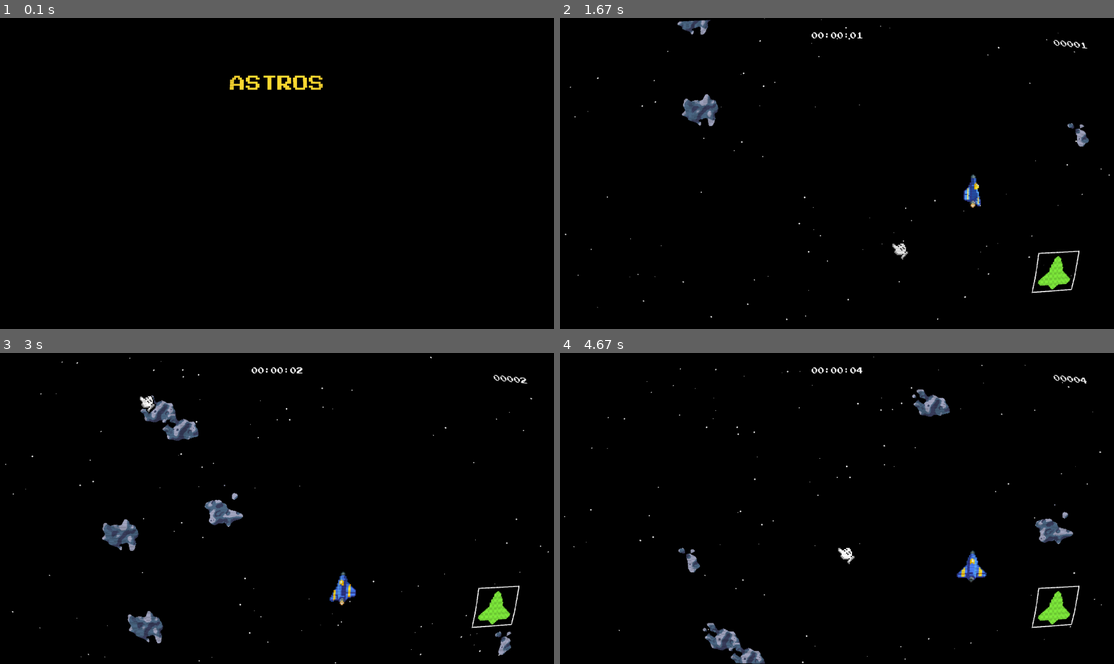
Above: before the commit, frames 1-4 (two rows, left to right).
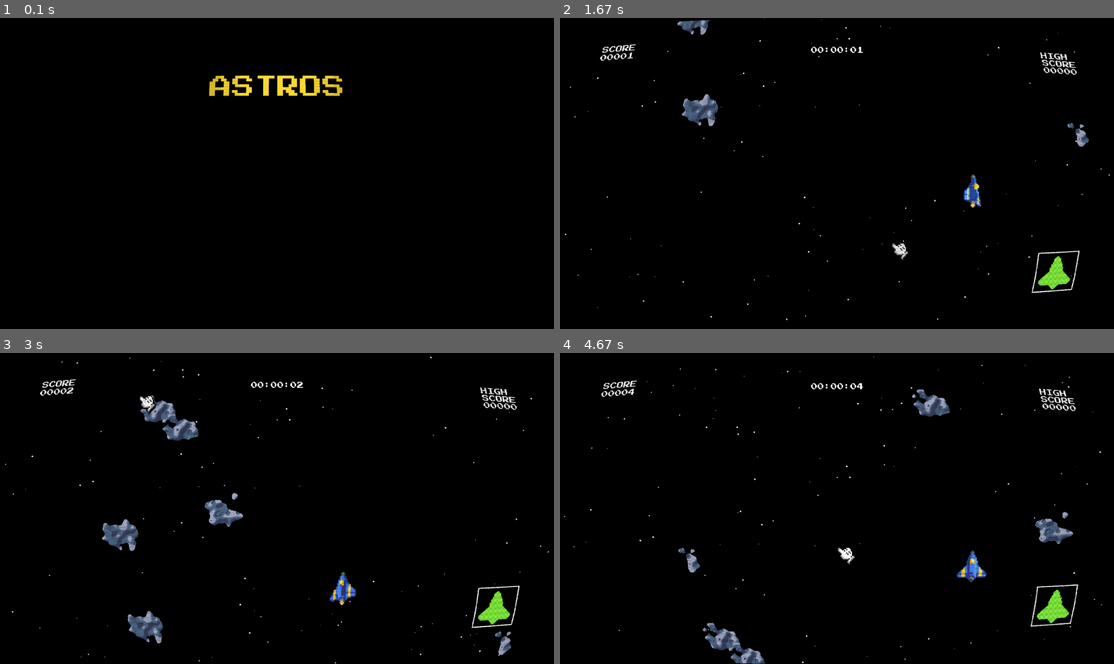
Above: after the commit, the same moments.

Repository: isGoodSoup/astros
Game: pygame game, started from main.py
Two runs of this game, one before a commit and one after it. Both use one fixed random seed, a clock stepped at 60 frames per second and the inputs below.
Inputs (mouse positions are in pixels of both pictures, inside the frame that each line leads up to):
- Up to frame 1 (0.1 s): no input
- Up to frame 2 (1.67 s): tap Enter at 0.33 s; hold Right 0.67-1.13 s; move the mouse to (814, 189) at 0.7 s; hold Up 1.17-1.47 s; move the mouse to (842, 195) at 1.2 s; hold Right from 1.5 s (still down); move the mouse to (892, 241) at 1.53 s; tap + at 1.65 s
- Up to frame 3 (3 s): release Right at 1.97 s; hold Left 2-2.53 s; move the mouse to (105, 583) at 2.03 s; tap - at 2.15 s; hold Down 2.57-2.87 s; move the mouse to (481, 617) at 2.6 s; hold Left from 2.9 s (still down); move the mouse to (132, 393) at 2.93 s
- Up to frame 4 (4.67 s): tap + at 3.05, 4.55 s; release Left at 3.3 s; hold Up 3.33-3.7 s; move the mouse to (704, 446) at 3.37 s; tap - at 3.48 s; hold Right 3.73-4.37 s; move the mouse to (809, 589) at 3.77 s; hold Down from 4.4 s (still down); move the mouse to (837, 545) at 4.43 s

The runs differ from the first frame. In frame 1, 1.0% of the frame differs, in the area x 37-62%, y 18-26%; in frame 2, 0.7%; in frame 3, 0.7%; in frame 4, 1.0%, in the area x 7-96%, y 4-89%.

Commit message:
add: dynamic HUD ratio padding

Diff:
--- a/main.py
+++ b/main.py
@@ -22,6 +22,8 @@
         self.width = int(pg.display.Info().current_w)
         self.height = int(pg.display.Info().current_h)
         self.screen_size = (self.width, self.height)
+        self.hud_padding = 100
+        self.hud_ratio = Game.set_hud(self.screen_size, self.hud_padding)
         self.virtual_screen = pg.display.set_mode(self.screen_size)
         self.render_surface = pg.Surface((1920, 1080))
         self.screen = pg.display.set_mode(self.screen_size, DOUBLEBUF|OPENGL, vsync=1)
@@ -29,7 +31,7 @@
         self.crt.prog['curvature'].value = 0.7
         self.font = "assets/ui/PressStart2P.ttf"
         self.cursor_sprite = pg.image.load("assets/ui/cursor.png")
-        self.game_font = pg.font.Font(self.font, 56)
+        self.game_font = pg.font.Font(self.font, 80)
         self.text_font = pg.font.Font(self.font, 24)
         pg.display.set_caption("Astros")
         self.clock = pg.time.Clock()
@@ -45,9 +47,9 @@
                     self.running = False
                 elif event.type == pg.KEYDOWN:
                     if event.key == pg.K_RETURN:
-                        game = Game(self.screen_size)
+                        game = Game(self.screen_size, self.hud_ratio)
                         game.run(self.running, self.clock, self.screen, self.screen_size,
-                                 self.crt, self.text_font)
+                                 self.hud_padding, self.hud_ratio, self.crt, self.text_font)
                     elif event.key == pg.K_ESCAPE:
                         self.running = False
 
@@ -69,7 +71,7 @@
             self.clock.tick(2)
 
 class Game:
-    def __init__(self, screen_size):
+    def __init__(self, screen_size, hud_ratio):
         self.fps = 60
         self.frame = 0
         self.prev_state = None
@@ -97,7 +99,7 @@
         self.ship_x = screen_size[0] // 2 - framew // 2 - 25
         self.ship_y = screen_size[1] // 2 + 200
         self.base = None
-        self.hud = Interface(screen_size, 0, 40, 40)
+        self.hud = Interface(0, 40, 40,hud_ratio)
 
         self.anim_frame_base = 0
         self.anim_frame_overlay = 0
@@ -146,6 +148,7 @@
         self.last_shot_time = 0
         self.shot_cooldown = 300
         self.score = 0
+        self.high_score = 0
         self.survival_bonus = 0
         self.game_over = False
 
@@ -171,7 +174,7 @@
         self.cursor_hide_delay = 3000
 
     def run(self, running, clock, screen,
-            screen_size, crt, font):
+            screen_size, hud_padding, hud_ratio, crt, font):
         while running:
             for event in pg.event.get():
                 if event.type == pg.QUIT:
@@ -183,6 +186,15 @@
                             crt.prog['curvature'].value - 0.5)
                         else:
                             crt.prog['curvature'].value += 0.5
+                    if event.key == pg.K_KP_PLUS:
+                        hud_padding += 5
+                        hud_ratio = Game.set_hud(screen_size, hud_padding)
+                    if event.key == pg.K_KP_MINUS:
+                        hud_padding -= 5
+                        if hud_padding < 0:
+                            hud_padding = 0
+                        hud_ratio = Game.set_hud(screen_size, hud_padding)
+
                     if self.game_over and event.key == pg.K_r:
                         self.reset(screen_size)
                     if event.key == pg.K_F2:
@@ -330,8 +342,7 @@
                 if self.ship_alive:
                     self.ship.update_position(self.ship_x, self.ship_y)
                 asteroid_hit = pg.sprite.spritecollideany(self.ship, self.asteroids,  # type: ignore
-                                                        collided=lambda s, m:
-                                                            s.hitbox.colliderect(m.hitbox))
+                                                        collided=lambda s, m:s.hitbox.colliderect(m.hitbox))
                 if asteroid_hit:
                     ship_center_x = self.ship.rect.centerx
                     ship_center_y = self.ship.rect.centery
@@ -408,22 +419,42 @@
             self.explosions.draw(screen)
 
             if not self.game_over:
-                self.stopwatch = font.render(f"{self.hours:02}:"
-                                             f"{self.minutes:02}:{self.seconds:02}",
-                                             True, "WHITE")
-                screen.blit(self.stopwatch, [
-                    screen_size[0] / 2 - self.stopwatch.get_width() / 2, 50])
+                self.stopwatch = font.render(f"{self.hours:02}:{self.minutes:02}:{self.seconds:02}",
+                    True, "WHITE")
+                screen.blit(self.stopwatch, [hud_ratio['left'] + hud_ratio['width'] // 2 -
+                    self.stopwatch.get_width() // 2, hud_ratio['top']])
 
                 total_frames = len(self.hud.frames) - 1
                 if self.ship.hitpoints <= 0:
                     hitpoints_frame = total_frames
                 else:
-                    hitpoints_frame = (total_frames -(self.ship.hitpoints * total_frames)
+                    hitpoints_frame = (total_frames - (self.ship.hitpoints * total_frames)
                                        // self.ship.max_hitpoints)
+
                 score_text = f"{self.score:05}"
-                text_surface = font.render(score_text, True, "WHITE")
-                screen.blit(text_surface, [screen_size[0] - 160, 50])
-                self.hud.update(self.ship, hitpoints_frame, screen)
+                high_score = f"{self.high_score:05}"
+                score_title = "SCORE"
+                high_score_title = "HIGH\nSCORE"
+
+                score_surface = font.render(score_text, True, "WHITE")
+                score_title_surface = font.render(score_title, True, "WHITE")
+                high_score_surfaces = [ font.render(line, True, "WHITE")
+                    for line in high_score_title.split('\n')]
+                high_score_surface = font.render(high_score, True, "WHITE")
+
+                score_x = hud_ratio['left']
+                score_y = hud_ratio['top']
+                screen.blit(score_title_surface, [score_x,score_y - score_title_surface.get_height() - 5])
+                screen.blit(score_surface, [score_x, score_y])
+
+                y_pos = hud_ratio['top']
+                x_pos = hud_ratio['right'] - max(s.get_width()
+                    for s in high_score_surfaces + [high_score_surface])
+                for line_surf in high_score_surfaces:
+                    screen.blit(line_surf, [x_pos, y_pos])
+                    y_pos += line_surf.get_height() + 2
+                screen.blit(high_score_surface, [x_pos, y_pos])
+                self.hud.update(self.ship, hud_ratio, hitpoints_frame, screen)
 
             if self.cursor_visible:
                 screen.blit(self.cursor_sprite, mouse_pos)
@@ -436,6 +467,10 @@
 
                 colors = ["RED", (0,0,0,0)]
                 game_over = font.render("GAME OVER", True, colors[self.count%2])
+
+                if self.score > self.high_score:
+                    self.high_score = self.score
+
                 score_text = font.render(f"{self.score:05}", True, "WHITE")
                 stopwatch = self.stopwatch
                 game_over_x = self.center(game_over, screen_size)
@@ -454,6 +489,18 @@
                 screen.blit(pg.transform.scale(screen, screen_size), render)
             crt.render(screen)
         pg.quit()
+
+    @staticmethod
+    def set_hud(screen_size, padding):
+        width, height = screen_size
+        return {
+            'left': padding,
+            'top': padding,
+            'right': width - padding,
+            'bottom': height - padding,
+            'width': width - 2 * padding,
+            'height': height - 2 * padding
+        }
 
     def update_time(self):
         current_time = pg.time.get_ticks()
--- a/scripts/hud.py
+++ b/scripts/hud.py
@@ -2,15 +2,19 @@
 from scripts.sheet import SpriteSheet
 
 class Interface(pygame.sprite.Sprite):
-    def __init__(self, screen_size, frame, width, height, scale=4,columns=29):
+    def __init__(self, frame, width, height, hud_ratio, scale=4,
+                 columns=29):
         super().__init__()
         self.sprite_sheet = SpriteSheet("assets/ui/status.png")
-        self.frames = [self.sprite_sheet.get_image(i, width, height, scale, columns) for i
-            in range(columns)]
-        self.image = self.sprite_sheet.get_image(frame, width, height, scale,columns)
-        self.hud_x = screen_size[0] - self.image.get_width() - 100
-        self.hud_y = screen_size[1] - self.image.get_height() - 100
+        self.frames = [self.sprite_sheet.get_image(i, width, height, scale, columns)
+            for i in range(columns)]
+        self.image = self.frames[frame]
 
-    def update(self, ship, frame, screen):
+        self.hud_x = hud_ratio['right'] - self.image.get_width()
+        self.hud_y = hud_ratio['bottom'] - self.image.get_height()
+
+    def update(self, ship, hud_ratio, frame, screen):
         frame = min(frame, len(self.frames) - 1)
+        self.hud_x = hud_ratio['right'] - self.image.get_width()
+        self.hud_y = hud_ratio['bottom'] - self.image.get_height()
         screen.blit(self.frames[frame], (self.hud_x, self.hud_y))
